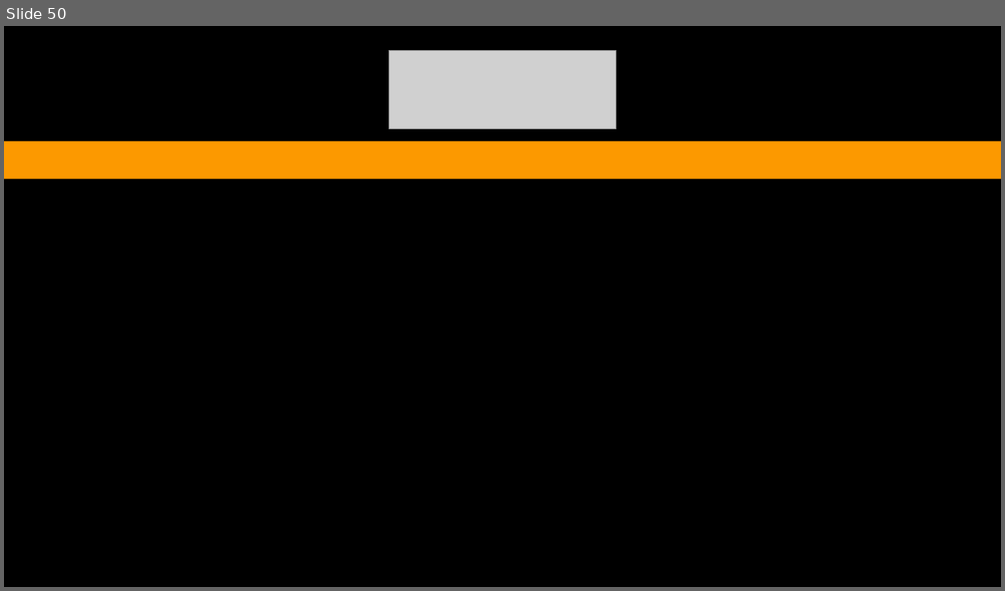
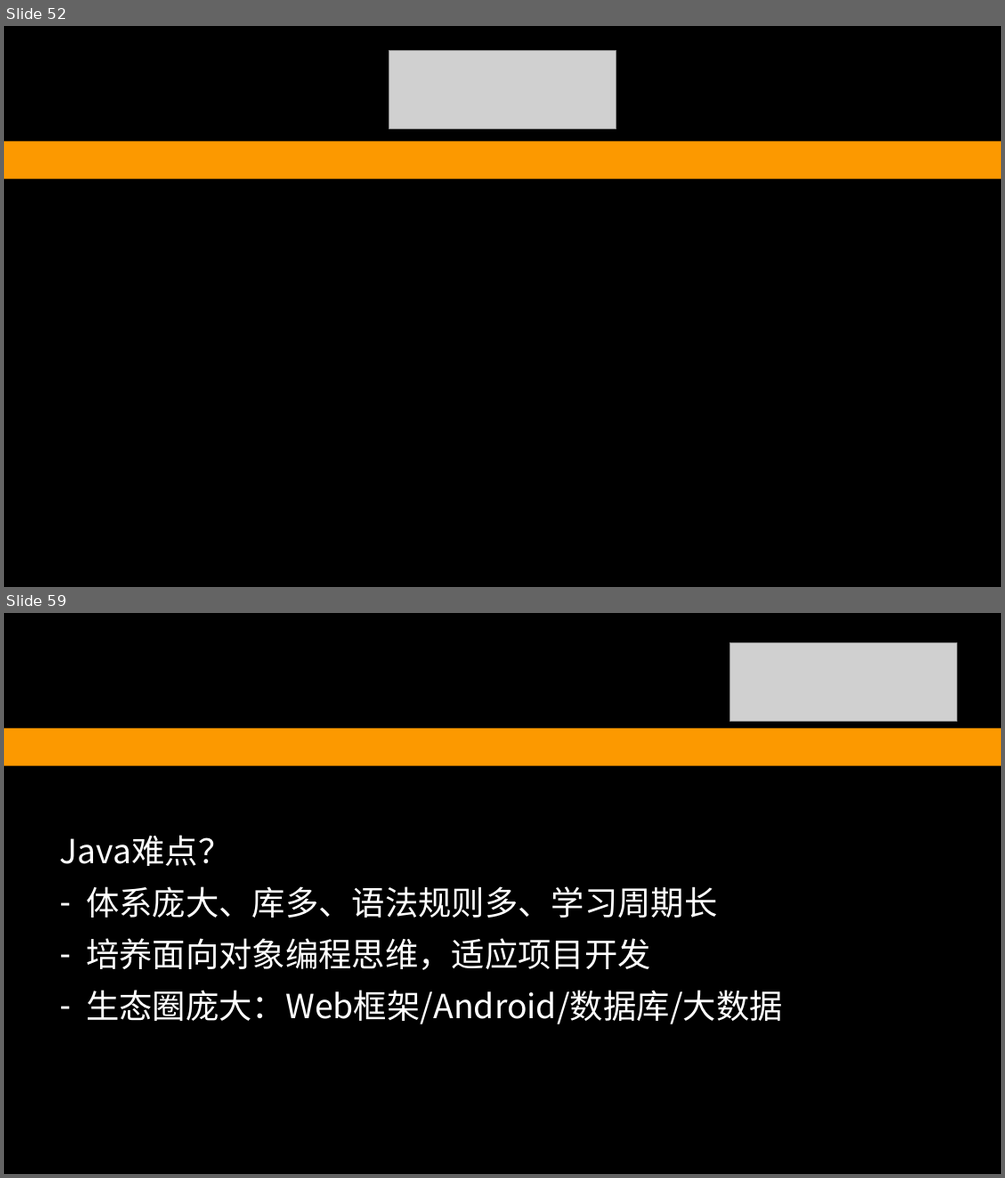
Before and after one commit to redskirt/liu-coding, a slide deck: doc/LiuCoding-TUT 2.pptx. Shown one above the other, each under a label of ours: slide 50 before the commit, slides 52 and 59 after it; the slides between them are not shown. The pictures are 1005x591 and 1005x1178 pixels, drawn with LibreOffice and Linux fonts; fonts in the diff are those of the drawing; grey boxes stand for pictures. Boxes give left, top, right and bottom in pixels: in the first picture for what was removed or moved away, otherwise in the second. Text is boxed around its words. In the diff, an @@ line names an element or a change of style, - is before the commit and + after.

```diff
--- a/doc/LiuCoding-TUT 2.pptx
+++ b/doc/LiuCoding-TUT 2.pptx
@@ slide 59 added at bbox=[4, 613, 1001, 1174], background #FFFFFF; not listed: 2 template elements that a slide beside it also shows @@
@@ picture added at bbox=[730, 643, 956, 721] @@
@@ text added at bbox=[60, 835, 783, 1024], 32 pt, text #FFFFFF @@
+Java难点？
+– 体系庞大、库多、语法规则多、学习周期长
+– 培养面向对象编程思维，适应项目开发
+– 生态圈庞大：Web框架/Android/数据库/大数据
@@ what was slide 50 is now slide 52 @@
```
Also in this commit, not shown: 15 slides changed, 9 other slides added, 5 other files.
